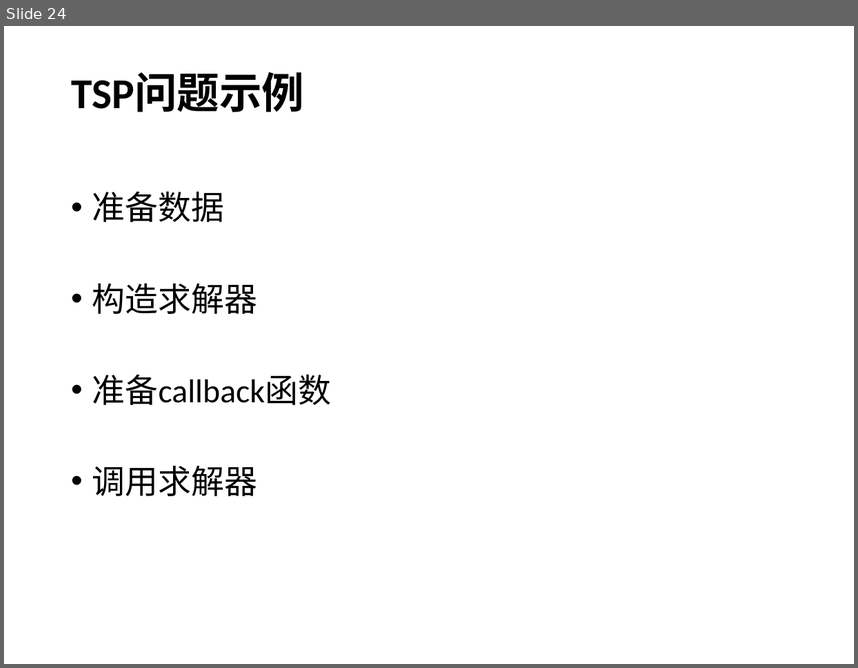
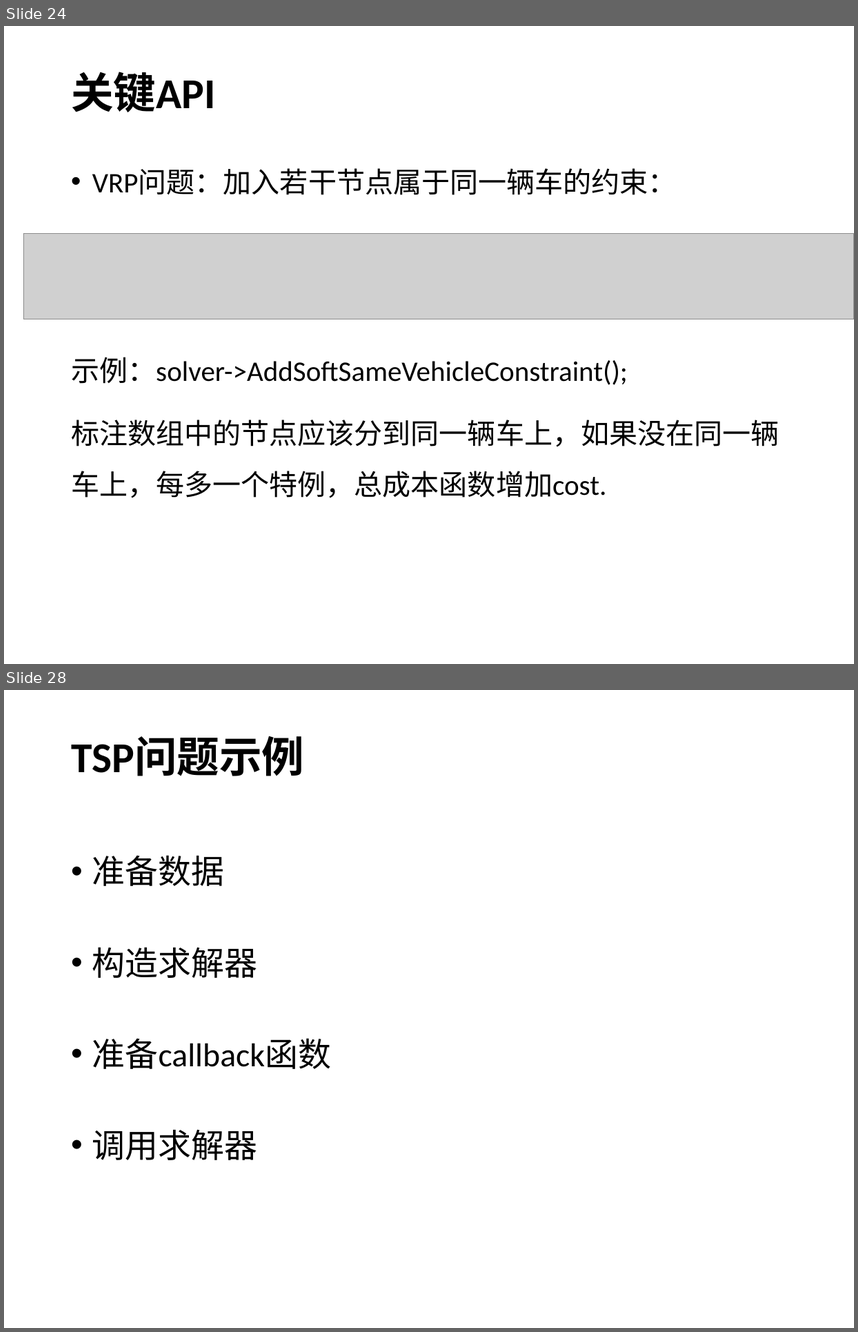
Before and after one commit to wlyPKU/wlyPKU.github.io, a slide deck: 2017/03/08/vrpAndor-tools/or-tools.pptx. Shown one above the other, each under a label of ours: slide 24 before the commit, slides 24 and 28 after it; the slides between them are not shown. The pictures are 858x668 and 858x1332 pixels, drawn with LibreOffice and Linux fonts; fonts in the diff are those of the drawing; grey boxes stand for pictures. Boxes give left, top, right and bottom in pixels: in the first picture for what was removed or moved away, otherwise in the second. Text is boxed around its words. In the diff, an @@ line names an element or a change of style, - is before the commit and + after.

```diff
--- a/2017/03/08/vrpAndor-tools/or-tools.pptx
+++ b/2017/03/08/vrpAndor-tools/or-tools.pptx
@@ slide 24 added at <box>4,26,854,664</box>, background #FFFFFF @@
@@ title added at <box>71,72,216,112</box>, 36 pt, text #000000, bold @@
+关键API
@@ text added at <box>71,169,780,498</box>, 24 pt, text #000000 @@
+• VRP问题：加入若干节点属于同一辆车的约束：
+示例：solver->AddSoftSameVehicleConstraint();
+标注数组中的节点应该分到同一辆车上，如果没在同一辆车上，每多一个特例，总成本函数增加cost.
@@ picture added at <box>23,234,854,319</box> @@
@@ what was slide 24 is now slide 28 @@
```
Also in this commit, not shown: 3 slides changed, 3 other slides added, 52 other files.
